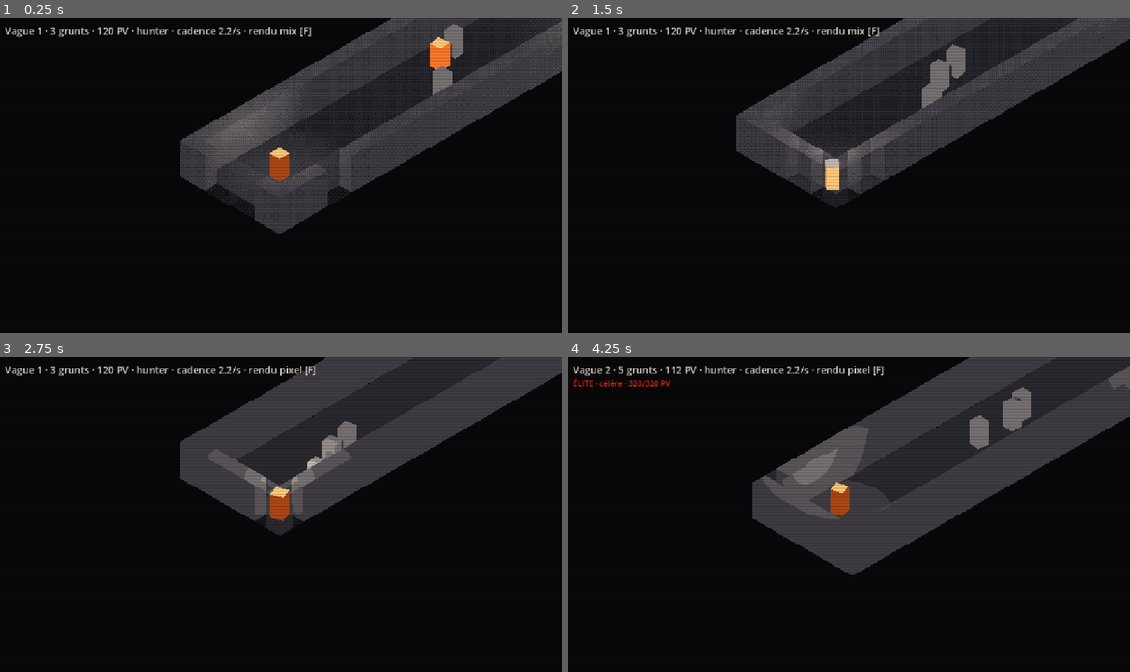
Above: before the commit, frames 1-4 (two rows, left to right).
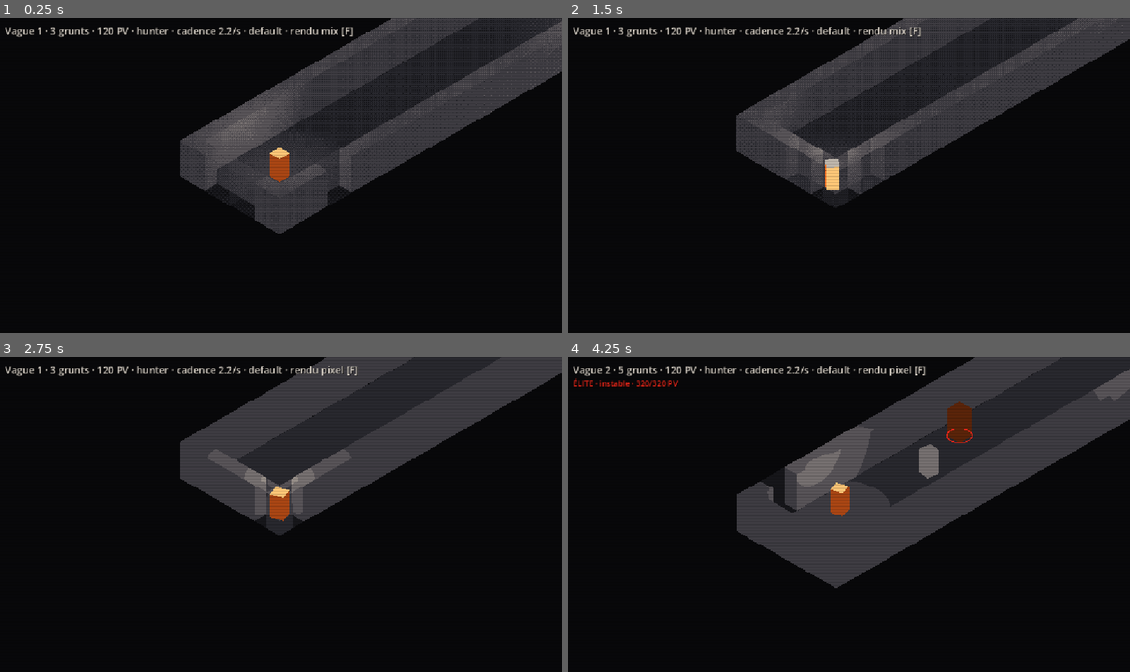
Above: after the commit, the same moments.

Repository: lelabodetho/strate
Game: Godot game, scene res://scenes/test/render_test.tscn
Same seed, same stepped clock (60 frames per second), same inputs: the game is played once before the commit and once after it.
Inputs (mouse positions are in pixels of both pictures, inside the frame that each line leads up to):
- Up to frame 1 (0.25 s): no input
- Up to frame 2 (1.5 s): tap Enter at 0.5 s; move the mouse to (972, 159) at 0.52 s; press the mouse at (972, 159) at 0.53 s; hold D (move_right) 0.53-1.28 s; move the mouse to (736, 191) at 1.27 s; release the mouse at (736, 191) at 1.28 s; hold S (move_down) from 1.28 s (still down); tap Space (dash) at 1.35 s
- Up to frame 3 (2.75 s): move the mouse to (337, 445) at 2.02 s; release S (move_down) at 2.03 s; hold D (move_right) from 2.03 s (still down); tap F at 2.1 s
- Up to frame 4 (4.25 s): move the mouse to (820, 577) at 2.77 s; release D (move_right) at 2.78 s; hold W (move_up) 2.78-3.53 s; tap R at 2.85 s; move the mouse to (1017, 561) at 3.52 s; hold A (move_left) from 3.53 s (still down); tap N at 3.6 s

The runs differ from the first frame. In frame 1, 1.1% of the frame differs, in the area x 44-83%, y 2-25%; in frame 2, 1.0%; in frame 3, 0.7%; in frame 4, 5.6%, in the area x 5-100%, y 0-74%.

Commit message:
Preset F is the default: tools/presets/default.json loaded at start
GameState loads tools/presets/default.json (a copy of F_zone_rhythm with
elite_shield_turn_rate 90 and elite_shield_reduction 0.5); the panel's Save
writes there, "Save as" and --preset are unchanged, and the HUD shows
"default" when no preset was applied. tools/out/tuning.json is gone and
tools/out/ carries a .gdignore so the editor stops importing captures.
SimTuning's code defaults stay as the fixture tools/sim_test.gd runs
against. default.json and look_*.json are kept out of the preset dropdown.

Co-Authored-By: Claude Fable 5.1 <noreply@anthropic.com>

Diff:
--- a/src/game_state.gd
+++ b/src/game_state.gd
@@ -24,7 +24,7 @@
 ##   --dither=<f>          render_test only: dither strength 0..1
 ##   --preset=<name>       apply tools/presets/<name>.json at start
 
-const TUNING_PATH := "res://tools/out/tuning.json"
+const TUNING_PATH := "res://tools/presets/default.json"   # the game's reference values
 const PRESET_DIR := "res://tools/presets"
 
 var world: SimWorld
@@ -64,7 +64,7 @@
 		look.apply({"mode": String(_args["mode"])})
 	if _args.has("dither"):
 		look.apply({"dither": float(_args["dither"])})
-	# Reference gameplay values live in tools/out/tuning.json; defaults otherwise.
+	# Reference gameplay values live in tools/presets/default.json; code defaults otherwise.
 	world = SimWorld.new(seed, null, SimTuning.load_file(TUNING_PATH))
 	if _args.has("preset"):
 		apply_preset(String(_args["preset"]))
@@ -151,7 +151,10 @@
 	preset_dirty = true
 
 func save_tuning() -> bool:
-	return world.tuning.save_file(TUNING_PATH)
+	var ok := world.tuning.save_file(TUNING_PATH)
+	if ok and preset_name.is_empty():
+		preset_dirty = false
+	return ok
 
 func load_tuning() -> void:
 	world.tuning = SimTuning.load_file(TUNING_PATH)
@@ -159,14 +162,14 @@
 	preset_dirty = false
 
 # Presets: named tuning files in tools/presets/. Applying one changes the live tuning only;
-# tools/out/tuning.json is untouched until Save.
+# default.json is untouched until Save.
 func list_presets() -> PackedStringArray:
 	var out := PackedStringArray()
 	var dir := DirAccess.open(PRESET_DIR)
 	if dir == null:
 		return out
 	for f in dir.get_files():
-		if f.ends_with(".json"):
+		if f.ends_with(".json") and not f.begins_with("look_") and f != "default.json":
 			out.append(f.trim_suffix(".json"))
 	out.sort()
 	return out
@@ -197,11 +200,11 @@
 	preset_dirty = false
 	return true
 
-## "name", "name*" when modified since applied, "" when no preset is active.
+## "name", "name*" when modified since applied; "default" (the loaded default.json) when no
+## preset was applied.
 func preset_label() -> String:
-	if preset_name.is_empty():
-		return ""
-	return preset_name + ("*" if preset_dirty else "")
+	var base := preset_name if not preset_name.is_empty() else "default"
+	return base + ("*" if preset_dirty else "")
 
 func set_weapon(name: String) -> void:
 	world.set_weapon(name)
--- a/src/sim/tuning.gd
+++ b/src/sim/tuning.gd
@@ -1,7 +1,8 @@
 class_name SimTuning
 extends RefCounted
 ## Every gameplay number in one place. SimWorld reads these; nothing else owns them.
-## Reference values live in tools/out/tuning.json (saved from the in-game panel), not here.
+## Reference values live in tools/presets/default.json (saved from the in-game panel), not
+## here: the defaults below are the fixture tools/sim_test.gd runs against, and stay as they are.
 
 # [key, min, max, step] — drives the tuning panel sliders and validates loaded files.
 const SPECS := [
--- a/src/ui/tuning_panel.gd
+++ b/src/ui/tuning_panel.gd
@@ -1,7 +1,7 @@
 class_name TuningPanel
 extends CanvasLayer
 ## Dev dial: one slider per SimTuning value, live. Tab toggles. Save/Load go through GameState
-## to tools/out/tuning.json; the panel never touches the sim directly.
+## to tools/presets/default.json; the panel never touches the sim directly.
 
 const PANEL_W := 420
 const ROW_LABEL_W := 150
@@ -288,7 +288,7 @@
 	var name := _presets.get_item_text(index)
 	if GameState.apply_preset(name):
 		refresh()
-		_status.text = "preset " + name + " appliqué (tuning.json intact)"
+		_status.text = "preset " + name + " appliqué (default.json intact)"
 	else:
 		_status.text = "preset introuvable: " + name
 
--- a/tools/presets/F_zone_rhythm.json
+++ b/tools/presets/F_zone_rhythm.json
@@ -16,7 +16,8 @@
   "elite_fuse": 0.6,
   "elite_hp_mult": 4.0,
   "elite_shield_angle": 120.0,
-  "elite_shield_reduction": 0.7,
+  "elite_shield_reduction": 0.5,
+  "elite_shield_turn_rate": 90.0,
   "fire_interval": 0.45,
   "grunt_aggro": 10.0,
   "grunt_damage": 8.0,
--- a/tools/out/tuning.json
+++ b/tools/presets/default.json
@@ -10,14 +10,16 @@
   "elite_blast_radius": 2.0,
   "elite_body_mult": 1.2,
   "elite_damage_mult": 1.5,
+  "elite_every": 2.0,
   "elite_fast_mult": 1.6,
   "elite_from_wave": 2.0,
   "elite_fuse": 0.6,
   "elite_hp_mult": 4.0,
   "elite_shield_angle": 120.0,
-  "elite_shield_reduction": 0.7,
+  "elite_shield_reduction": 0.5,
+  "elite_shield_turn_rate": 90.0,
   "fire_interval": 0.45,
-  "grunt_aggro": 14.0,
+  "grunt_aggro": 10.0,
   "grunt_damage": 8.0,
   "grunt_hit_radius": 0.55,
   "grunt_hit_slack": 0.7,
@@ -30,6 +32,7 @@
   "item_drop_chance": 0.2,
   "knockback": 1.0,
   "muzzle_offset": 0.6,
+  "pack_spacing": 10.0,
   "player_hp": 120.0,
   "player_radius": 0.4,
   "player_speed": 5.5,
@@ -37,5 +40,7 @@
   "proj_radius": 0.3,
   "proj_speed": 14.0,
   "proj_ttl": 1.5,
-  "provoke_time": 4.0
+  "provoke_time": 4.0,
+  "wave_cap": 8.0,
+  "wave_delay": 7.0
 }
Not shown, added: tools/out/.gdignore
Not shown, changed: .gitignore
Not shown, changed: CLAUDE.md
Not shown, changed: README.md
Not shown, changed: docs/brief.md
Not shown, changed: docs/greybox-kit.md
